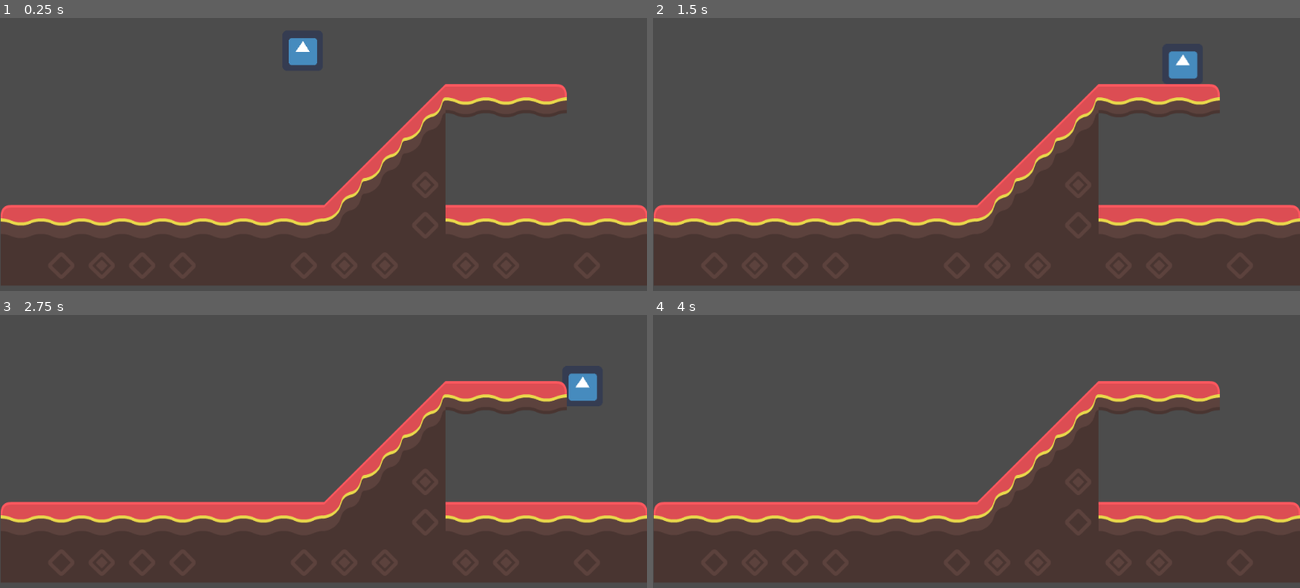
Above: before the commit, frames 1-4 (two rows, left to right).
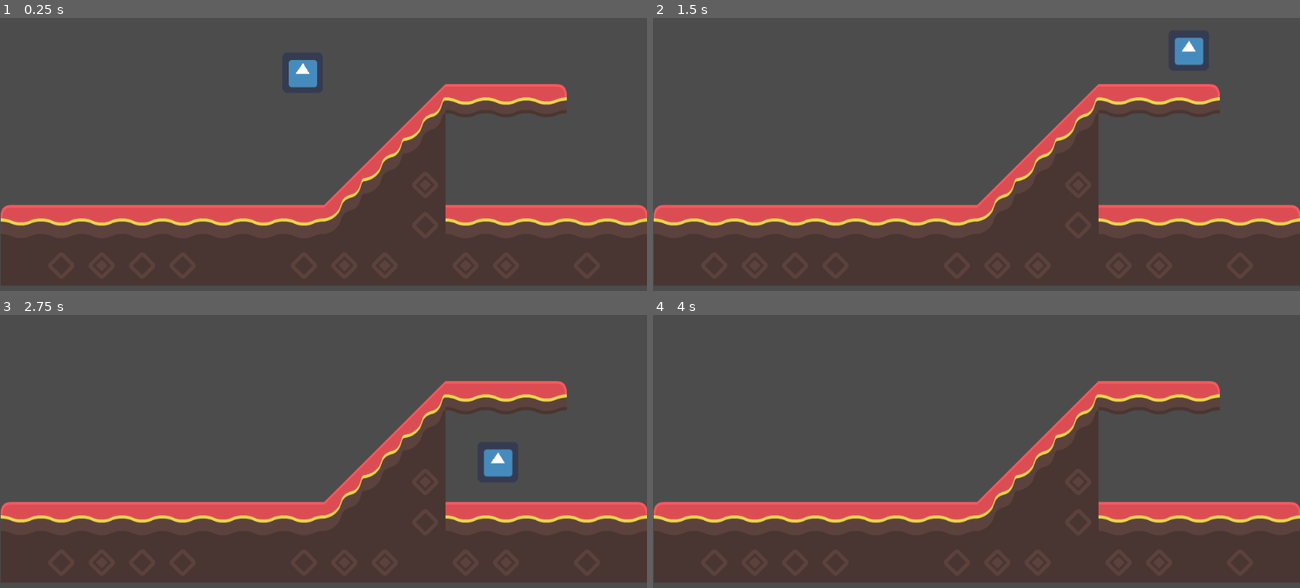
Above: after the commit, the same moments.

Repository: BradenDykstra/spacegame
Game: Godot game, scene res://Main.tscn
The game is run twice, just before and just after one commit, with the same random seed, the same clock (stepped at 60 frames per second) and the same inputs. The engine's default icon, where the game draws it, is replaced by a stand-in: a white triangle on a blue panel in a dark square.
Inputs:
- Up to frame 1 (0.25 s): no input
- Up to frame 2 (1.5 s): hold Space (jump, bound only after the commit) 0.53-1.28 s; hold D (right) from 0.53 s (still down); tap Space (jump, bound only after the commit) at 1.35 s
- Up to frame 3 (2.75 s): tap Space (jump, bound only after the commit) at 1.52, 1.82 s; release D (right) at 2.03 s; hold A (left) from 2.03 s (still down); hold Space (jump, bound only after the commit) from 2.03 s (still down)
- Up to frame 4 (4 s): release A (left) at 2.78 s; release Space (jump, bound only after the commit) at 2.78 s; hold D (right) from 2.78 s (still down); tap Space (jump, bound only after the commit) at 2.85, 3.02, 3.32 s; hold Space (jump, bound only after the commit) from 3.53 s (still down)

The runs differ from the first frame. In frame 1, 0.7% of the frame differs, in the area x 44-49%, y 7-26%; in frame 2, 0.6%; in frame 3, 0.9%, in the area x 74-93%, y 21-60%; in frame 4, nothing differs.

Commit message:
crappy jumping

Diff:
--- a/Player.gd
+++ b/Player.gd
@@ -1,24 +1,28 @@
 extends KinematicBody2D
 
-# Declare member variables here. Examples:
-# var a = 2
-# var b = "text"
-export var speed = 400;
-var screensize;
+export var WALK_SPEED = 400;
+var GRAVITY = 200;
+var JUMP_SPEED = -2500;
+#var screensize;
 
 # Called when the node enters the scene tree for the first time.
-func _ready():
-	screensize = get_viewport_rect().size;
+#func _ready():
+	#screensize = get_viewport_rect().size;
 
 func _physics_process(delta):
-	move_and_collide(Vector2(0, 1));
+	move_and_collide(Vector2(0, GRAVITY * delta));
+	var velocity = Vector2();
+
+	if Input.is_action_pressed("right"):
+		velocity.x += WALK_SPEED;
+
+	if Input.is_action_pressed("left"):
+		velocity.x -= WALK_SPEED;
+
+	if Input.is_action_pressed("jump") and is_on_floor():
+		velocity.y = JUMP_SPEED;
+
+	move_and_slide(velocity, Vector2(0, -1));
 
 # Called every frame. 'delta' is the elapsed time since the previous frame.
-func _process(delta):
-	var velocity = Vector2();
-	if Input.is_action_pressed("right"):
-		velocity.x += 1;
-	if Input.is_action_pressed("left"):
-		velocity.x -= 1;
-	velocity *= speed;
-	position += velocity * delta;
+# func _process(delta):
--- a/project.godot
+++ b/project.godot
@@ -45,6 +45,11 @@
 , Object(InputEventKey,"resource_local_to_scene":false,"resource_name":"","device":0,"alt":false,"shift":false,"control":false,"meta":false,"command":false,"pressed":false,"scancode":16777233,"unicode":0,"echo":false,"script":null)
  ]
 }
+jump={
+"deadzone": 0.5,
+"events": [ Object(InputEventKey,"resource_local_to_scene":false,"resource_name":"","device":0,"alt":false,"shift":false,"control":false,"meta":false,"command":false,"pressed":false,"scancode":32,"unicode":0,"echo":false,"script":null)
+ ]
+}
 
 [rendering]
 
